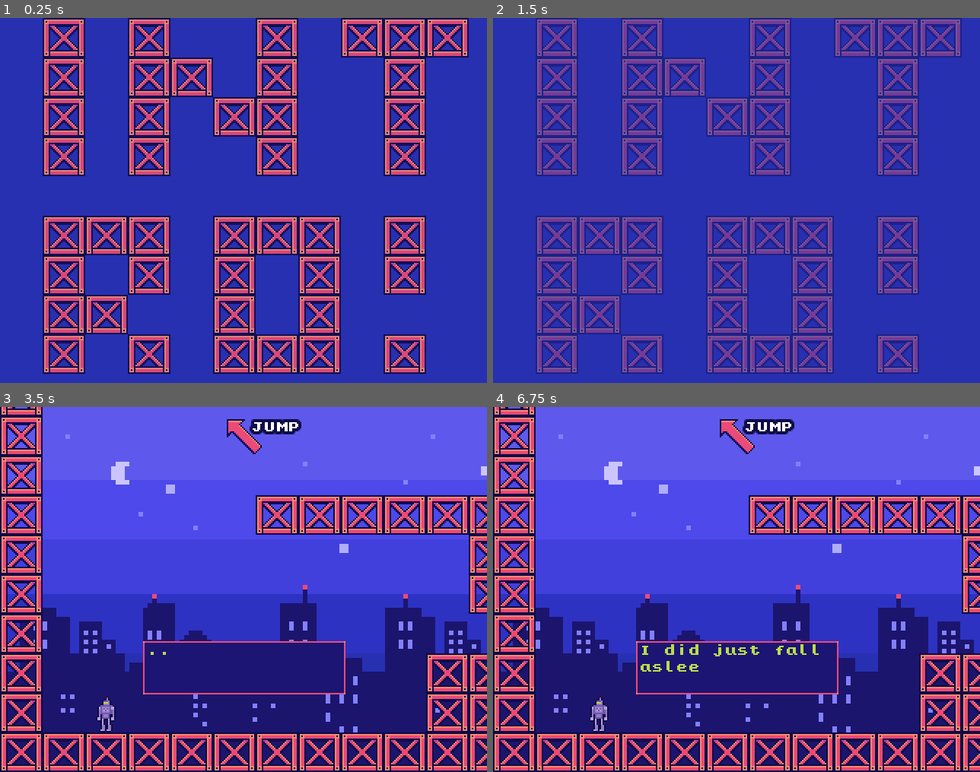
Above: before the commit, frames 1-4 (two rows, left to right).
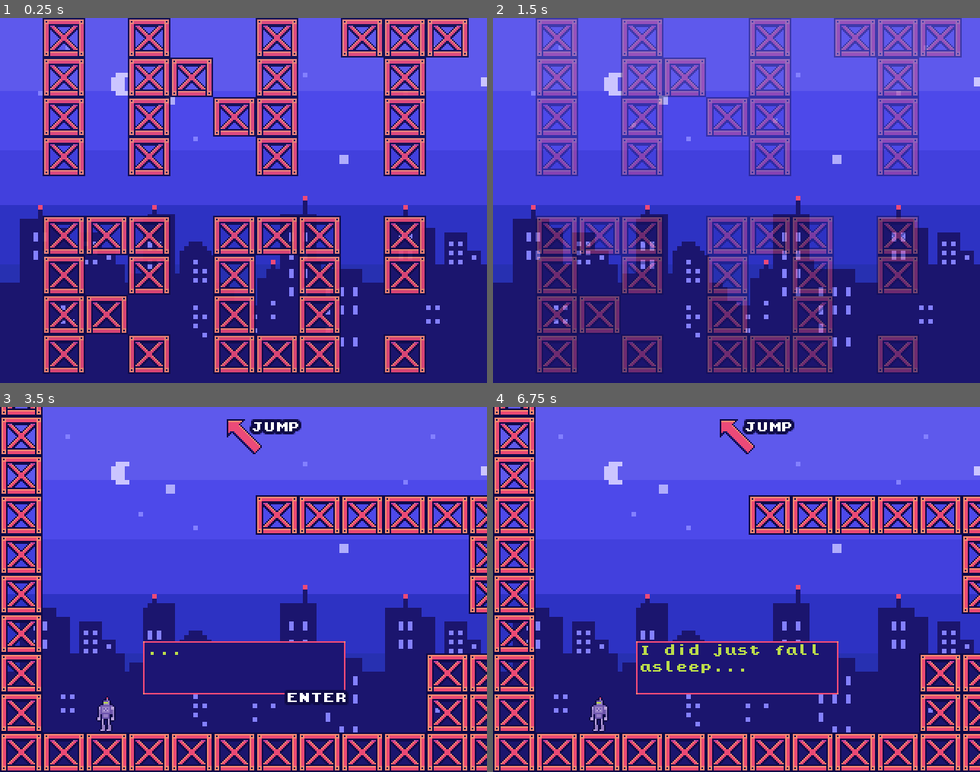
Above: after the commit, the same moments.

Repository: nikolawhallon/RobotDreams
Game: Godot game, scene res://Scenes/Game.tscn
The game is run twice, just before and just after one commit, with the same random seed, the same clock (stepped at 60 frames per second) and the same inputs.
Inputs:
- Up to frame 1 (0.25 s): no input
- Up to frame 2 (1.5 s): tap Enter (next) at 0.5, 0.6 s; hold Space (jump) 0.53-1.28 s; hold D from 0.53 s (still down); tap Space (jump) at 1.35 s
- Up to frame 3 (3.5 s): tap Space (jump) at 1.52, 1.82, 3.02, 3.32 s; tap Enter (next) at 1.55, 2.85 s; release D at 2.03 s; hold A 2.03-2.78 s; hold Space (jump) 2.03-2.78 s; tap Ctrl (bomb) at 2.1 s; hold D from 2.78 s (still down)
- Up to frame 4 (6.75 s): hold Space (jump) 3.53-4.28 s; tap Enter (next) at 3.6, 4.55, 5.85, 6.6 s; release D at 4.28 s; hold A 4.28-5.03 s; tap Space (jump) at 4.35, 4.52, 4.82, 6.02, 6.32, 6.5 s; hold D 5.03-5.78 s; hold Space (jump) 5.03-5.78 s; tap Ctrl (bomb) at 5.1 s; hold A from 5.78 s (still down); hold Space (jump) from 6.53 s (still down)

The runs differ from the first frame. In frame 1, 59% of the frame differs, in the area x 0-100%, y 0-100%; in frame 2, 88%; in frame 3, 0.5%; in frame 4, less than 0.1%.

Commit message:
added jump animations and fixed level 3 funny bug

Diff:
--- a/Scenes/Intro.tscn
+++ b/Scenes/Intro.tscn
@@ -1,7 +1,8 @@
-[gd_scene load_steps=3 format=2]
+[gd_scene load_steps=4 format=2]
 
 [ext_resource path="res://Resources/tileset.tres" type="TileSet" id=1]
 [ext_resource path="res://Scenes/Intro.gd" type="Script" id=2]
+[ext_resource path="res://Scenes/CityScape.tscn" type="PackedScene" id=3]
 
 [node name="Intro" type="Node2D" groups=["Cutscene"]]
 script = ExtResource( 2 )
@@ -20,4 +21,6 @@
 offset = Vector2( 160, 120 )
 current = true
 
+[node name="CityScape" parent="." instance=ExtResource( 3 )]
+
 [connection signal="timeout" from="FadeoutTimer" to="." method="_on_FadeoutTimer_timeout"]
--- a/Scenes/Level3.tscn
+++ b/Scenes/Level3.tscn
@@ -6,7 +6,7 @@
 [ext_resource path="res://Scenes/Level3.gd" type="Script" id=4]
 [ext_resource path="res://Scenes/CityScape.tscn" type="PackedScene" id=5]
 
-[node name="Level3" type="Node2D"]
+[node name="Level3" type="Node2D" groups=["Level"]]
 script = ExtResource( 4 )
 
 [node name="CityScape" parent="." instance=ExtResource( 5 )]
--- a/Scenes/Outro.tscn
+++ b/Scenes/Outro.tscn
@@ -1,7 +1,8 @@
-[gd_scene load_steps=3 format=2]
+[gd_scene load_steps=4 format=2]
 
 [ext_resource path="res://Resources/context_sensitive_text.tres" type="Theme" id=1]
 [ext_resource path="res://Scenes/Outro.gd" type="Script" id=2]
+[ext_resource path="res://Scenes/CityScape.tscn" type="PackedScene" id=3]
 
 [node name="Outro" type="Node2D" groups=["Cutscene"]]
 script = ExtResource( 2 )
@@ -23,3 +24,5 @@
 text = "YOU WIN!
 PRESS SPACE TO RESTART"
 align = 1
+
+[node name="CityScape" parent="." instance=ExtResource( 3 )]
--- a/Scenes/Player.gd
+++ b/Scenes/Player.gd
@@ -54,18 +54,28 @@
 		if is_on_floor():
 			$AnimatedSprite.animation = "walk"
 		else:
-			$AnimatedSprite.animation = "idle"
+			if $AnimatedSprite.animation != "air":
+				$AnimatedSprite.animation = "jump"
 		$AnimatedSprite.scale.x = -1
 		direction = Vector2.RIGHT
 	elif velocity.x < 0:
 		if is_on_floor():
 			$AnimatedSprite.animation = "walk"
 		else:
-			$AnimatedSprite.animation = "idle"
+			if $AnimatedSprite.animation != "air":
+				$AnimatedSprite.animation = "jump"
 		$AnimatedSprite.scale.x = 1
 		direction = Vector2.LEFT
 	else:
-		$AnimatedSprite.animation = "idle"
+		if is_on_floor():
+			$AnimatedSprite.animation = "idle"
+		else:
+			if $AnimatedSprite.animation != "air":
+				$AnimatedSprite.animation = "jump"
 
 	if get_slide_count() > 0 and velocity_before_collision.length() > 450:
 		emit_signal("wake_up")
+
+func _on_AnimatedSprite_animation_finished():
+	if $AnimatedSprite.animation == "jump":
+		$AnimatedSprite.animation = "air"
--- a/Scenes/Player.tscn
+++ b/Scenes/Player.tscn
@@ -7,15 +7,30 @@
 [ext_resource path="res://Assets/Robot/robot_walk_2.png" type="Texture" id=5]
 [ext_resource path="res://Assets/Robot/robot_walk_3.png" type="Texture" id=6]
 [ext_resource path="res://Assets/Robot/robot_idle_0.png" type="Texture" id=7]
+[ext_resource path="res://Assets/Robot/robot_air_3.png" type="Texture" id=8]
+[ext_resource path="res://Assets/Robot/robot_air_2.png" type="Texture" id=9]
+[ext_resource path="res://Assets/Robot/robot_air_1.png" type="Texture" id=10]
+[ext_resource path="res://Assets/Robot/robot_air_0.png" type="Texture" id=11]
+[ext_resource path="res://Assets/Robot/robot_jump_0.png" type="Texture" id=12]
 
 [sub_resource type="RectangleShape2D" id=1]
 extents = Vector2( 6.5, 11.5 )
 
 [sub_resource type="SpriteFrames" id=2]
 animations = [ {
+"frames": [ ExtResource( 11 ), ExtResource( 10 ), ExtResource( 9 ), ExtResource( 8 ) ],
+"loop": true,
+"name": "air",
+"speed": 15.0
+}, {
 "frames": [ ExtResource( 7 ) ],
 "loop": true,
 "name": "idle",
+"speed": 5.0
+}, {
+"frames": [ ExtResource( 12 ) ],
+"loop": true,
+"name": "jump",
 "speed": 5.0
 }, {
 "frames": [ ExtResource( 3 ), ExtResource( 1 ), ExtResource( 5 ), ExtResource( 6 ), ExtResource( 4 ) ],
@@ -38,3 +53,5 @@
 frames = SubResource( 2 )
 animation = "idle"
 playing = true
+
+[connection signal="animation_finished" from="AnimatedSprite" to="." method="_on_AnimatedSprite_animation_finished"]
--- a/Scenes/TextBox.gd
+++ b/Scenes/TextBox.gd
@@ -7,9 +7,12 @@
 	get_tree().queue_delete(self)
 
 func _input(_event):
-	if Input.is_action_just_pressed("next") and $Label.percent_visible == 1.0:
-		next_text()
-		$EnterLabel.visible = false
+	if Input.is_action_just_pressed("next"):
+		if $Label.percent_visible == 1.0:
+			next_text()
+			$EnterLabel.visible = false
+		else:
+			$Label.percent_visible = 1.0
 
 func next_text():
 	text_index += 1
@@ -31,7 +34,7 @@
 	$ScrollTimer.start()
 
 func _on_ScrollTimer_timeout():
-	$Label.percent_visible += 0.05
+	$Label.percent_visible = clamp($Label.percent_visible + 0.05, 0.0, 1.0)
 
 	if $Label.percent_visible == 1.0:
 		$ScrollTimer.stop()
Binary file added: Assets/Robot/robot_air_0.png
Not shown, added: Assets/Robot/robot_air_0.png.import
Binary file added: Assets/Robot/robot_air_1.png
Not shown, added: Assets/Robot/robot_air_1.png.import
Binary file added: Assets/Robot/robot_air_2.png
Not shown, added: Assets/Robot/robot_air_2.png.import
Binary file added: Assets/Robot/robot_air_3.png
Not shown, added: Assets/Robot/robot_air_3.png.import
Binary file added: Assets/Robot/robot_jump_0.png
Not shown, added: Assets/Robot/robot_jump_0.png.import
Not shown: 1 places in Scenes/Player.tscn that only renumber resources
